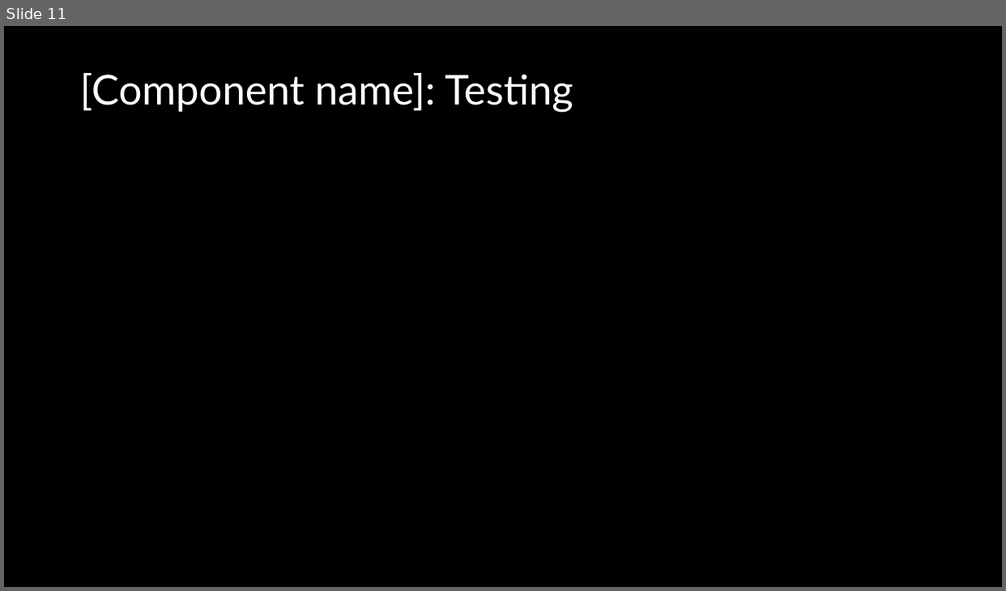
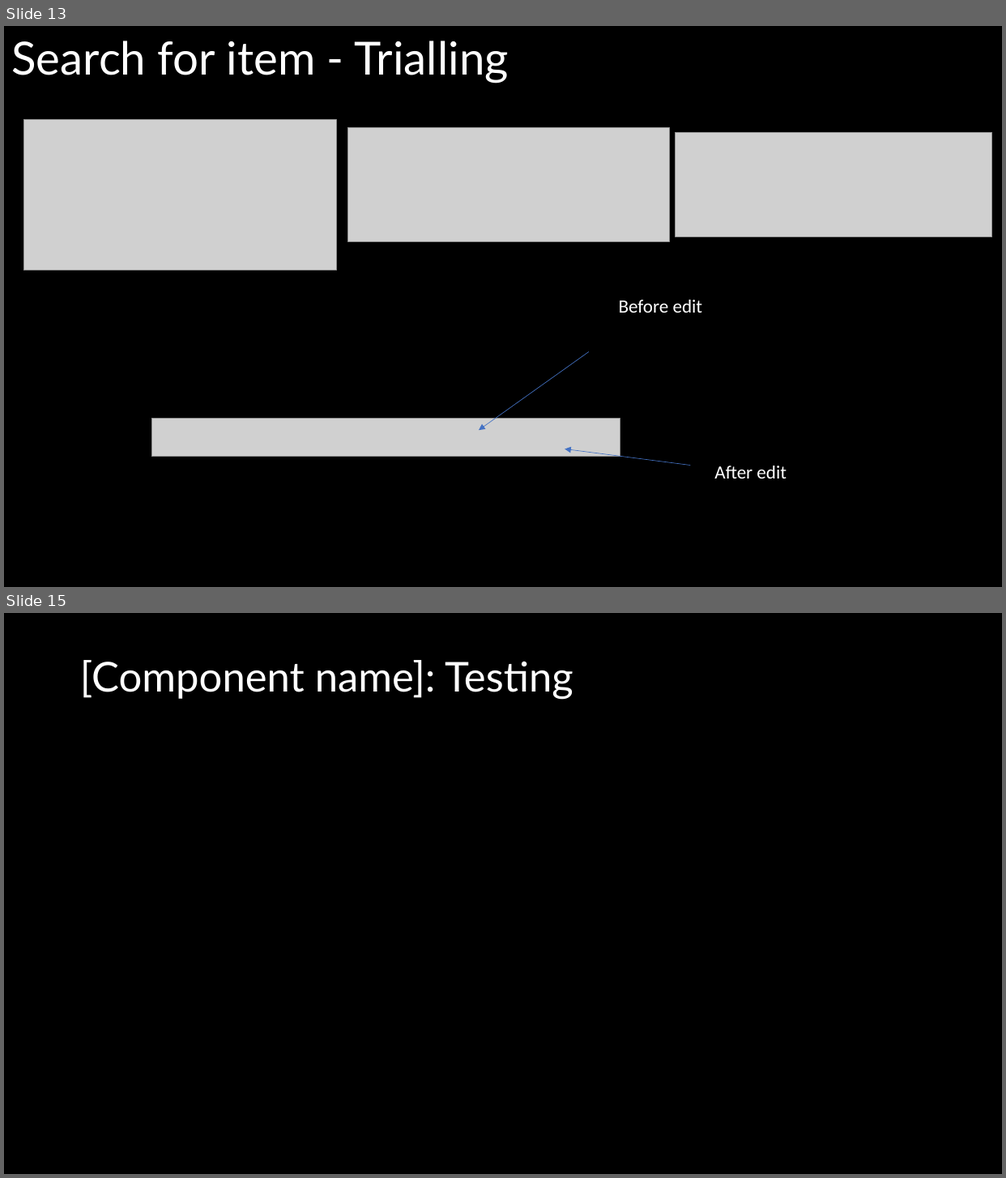
Before and after one commit to Joepapa101/2.7---2.8-Assessment, a slide deck: 2.7 and 2.8 Documentation Template.pptx. Shown one above the other, each under a label of ours: slide 11 before the commit, slides 13 and 15 after it; the slides between them are not shown. The pictures are 1006x591 and 1006x1178 pixels, drawn with LibreOffice and Linux fonts; fonts in the diff are those of the drawing; grey boxes stand for pictures. Boxes give left, top, right and bottom in pixels: in the first picture for what was removed or moved away, otherwise in the second. Text is boxed around its words. In the diff, an @@ line names an element or a change of style, - is before the commit and + after.

```diff
--- a/2.7 and 2.8 Documentation Template.pptx
+++ b/2.7 and 2.8 Documentation Template.pptx
@@ slide 13 added at <box>4,26,1002,587</box>, background #000000 @@
@@ title added at <box>11,41,509,84</box>, 44 pt, text #FFFFFF @@
+Search for item - Trialling
@@ picture added at <box>23,120,336,271</box> @@
@@ picture added at <box>347,128,670,241</box> @@
@@ picture added at <box>675,132,992,237</box> @@
@@ text added at <box>619,300,703,313</box>, 18 pt, text #FFFFFF @@
+Before edit
@@ arrow added from (589, 352) to (479, 430), #4472C4 0.5 pt @@
@@ picture added at <box>151,419,620,457</box> @@
@@ arrow added from (691, 466) to (565, 449), #4472C4 0.5 pt @@
@@ text added at <box>714,466,786,479</box>, 18 pt, text #FFFFFF @@
+After edit
@@ what was slide 11 is now slide 15 @@
```
Also in this commit, not shown: 1 slide changed, 3 other slides added, 1 other file.
